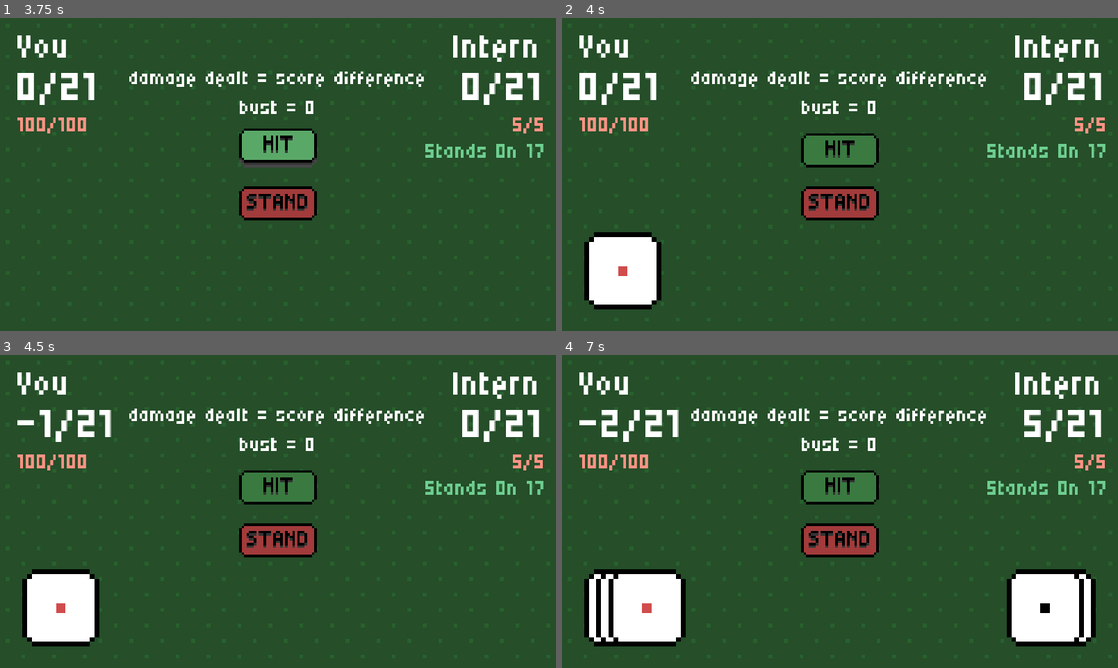
Above: before the commit, frames 1-4 (two rows, left to right).
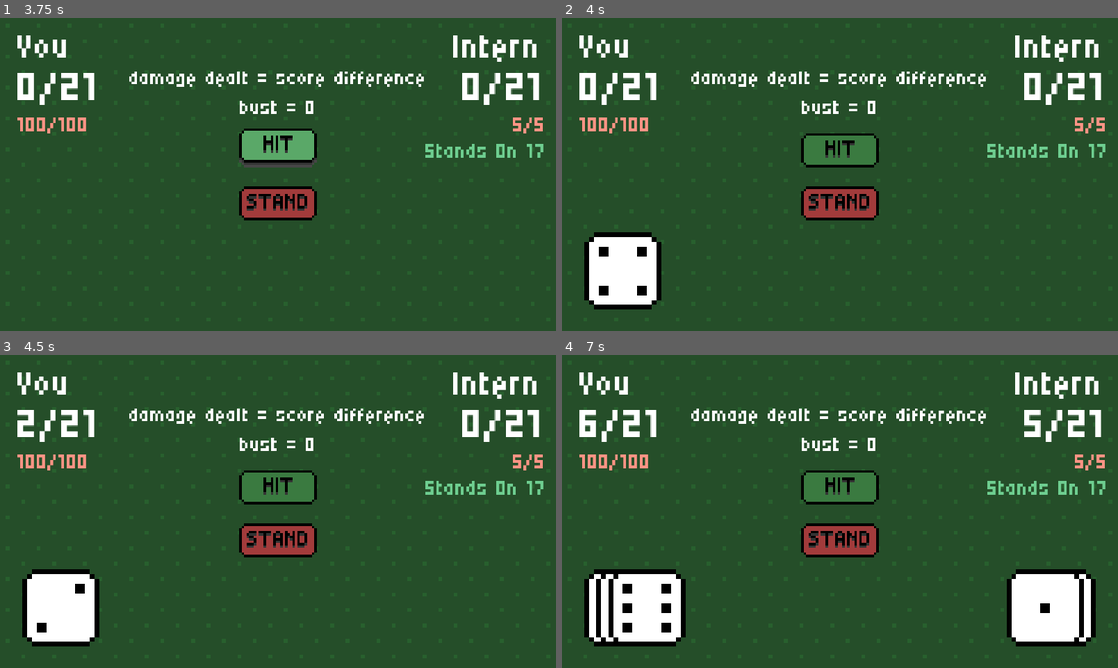
Above: after the commit, the same moments.

Repository: rkvmar/gambling
Game: Godot game, scene res://dialog.tscn
Same seed, same stepped clock (60 frames per second), same inputs: the game is played once before the commit and once after it.
Inputs (mouse positions are in pixels of both pictures, inside the frame that each line leads up to):
- Up to frame 1 (3.75 s): click (278, 293) at 0.5 s; click (278, 293) at 1.25 s; click (278, 293) at 2 s; tap Enter (stand) at 2.75, 3.05, 3.6 s; move the mouse to (400, 158) at 2.77 s; hold Space (roll) 2.78-3.53 s; click (400, 158) at 2.92 s; move the mouse to (166, 190) at 3.52 s; click (166, 190) at 3.67 s
- Up to frame 2 (4 s): tap Space (roll) at 3.8 s
- Up to frame 3 (4.5 s): move the mouse to (88, 423) at 4.27 s; hold Space (roll) from 4.28 s (still down); click (88, 423) at 4.42 s
- Up to frame 4 (7 s): tap Enter (stand) at 4.55, 5.1, 6.05, 6.6 s; move the mouse to (617, 461) at 5.02 s; release Space (roll) at 5.03 s; click (617, 461) at 5.17 s; tap Space (roll) at 5.3, 6.8 s; move the mouse to (1034, 423) at 5.77 s; hold Space (roll) 5.78-6.53 s; click (1034, 423) at 5.92 s; move the mouse to (1045, 461) at 6.52 s; click (1045, 461) at 6.67 s

Frame 1 is identical in both runs. In frame 2, 0.3% of the frame differs, in the area x 6-16%, y 73-89%; in frame 3, 1.0%; in frame 4, 1.2%, in the area x 3-21%, y 17-89%.

Commit message:
fix my brain not working

Diff:
--- a/global.gd
+++ b/global.gd
@@ -232,63 +232,44 @@
 	},
 ]
 
-#var playerFaces = [
-	#{
-		#"name": "1 dot",
-		#"value": 1,
-		#"tooltip": "standard die face",
-		#"attributes": []
-	#},
-	#{
-		#"name": "2 dots",
-		#"value": 2,
-		#"tooltip": "standard die face",
-		#"attributes": []
-	#},
-	#{
-		#"name": "3 dots",
-		#"value": 3,
-		#"tooltip": "standard die face",
-		#"attributes": []
-	#},
-	#{
-		#"name": "4 dots",
-		#"value": 4,
-		#"tooltip": "standard die face",
-		#"attributes": []
-	#},
-	#{
-		#"name": "5 dots",
-		#"value": 5,
-		#"tooltip": "standard die face",
-		#"attributes": []
-	#},
-	#{
-		#"name": "6 dots",
-		#"value": 6,
-		#"tooltip": "standard die face",
-		#"attributes": []
-	#},
-#]
-
 var playerFaces = [
 	{
-				"id": 15,
-				"name": "-1 dots",
-				"value": -1,
-				"tooltip": "negative die face",
-				"attributes": []
-			},
+		"name": "1 dot",
+		"value": 1,
+		"tooltip": "standard die face",
+		"attributes": []
+	},
+	{
+		"name": "2 dots",
+		"value": 2,
+		"tooltip": "standard die face",
+		"attributes": []
+	},
+	{
+		"name": "3 dots",
+		"value": 3,
+		"tooltip": "standard die face",
+		"attributes": []
+	},
+	{
+		"name": "4 dots",
+		"value": 4,
+		"tooltip": "standard die face",
+		"attributes": []
+	},
+	{
+		"name": "5 dots",
+		"value": 5,
+		"tooltip": "standard die face",
+		"attributes": []
+	},
+	{
+		"name": "6 dots",
+		"value": 6,
+		"tooltip": "standard die face",
+		"attributes": []
+	},
 ]
-#var playerFaces = [
-	#{
-				#"id": 24,
-				#"name": "minus",
-				#"value": -2,
-				#"tooltip": "on roll: -1 from your opponent",
-				#"attributes": [{"type": "scoreop", "value": -1, "on": "roll", "chance": 100}]
-			#},
-#]
 var playerCurrent = []
 
 #var opponentFaces = [
Not shown, changed: index.html
Not shown, changed: index.pck
Not shown, changed: index.service.worker.js
